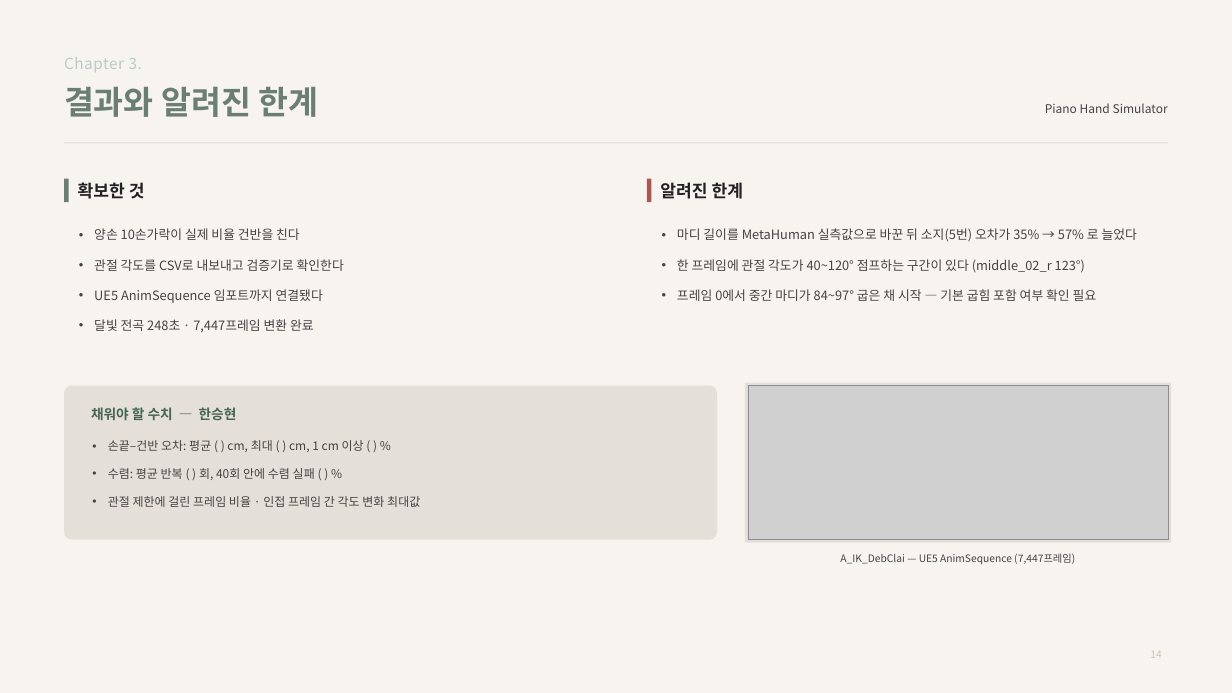
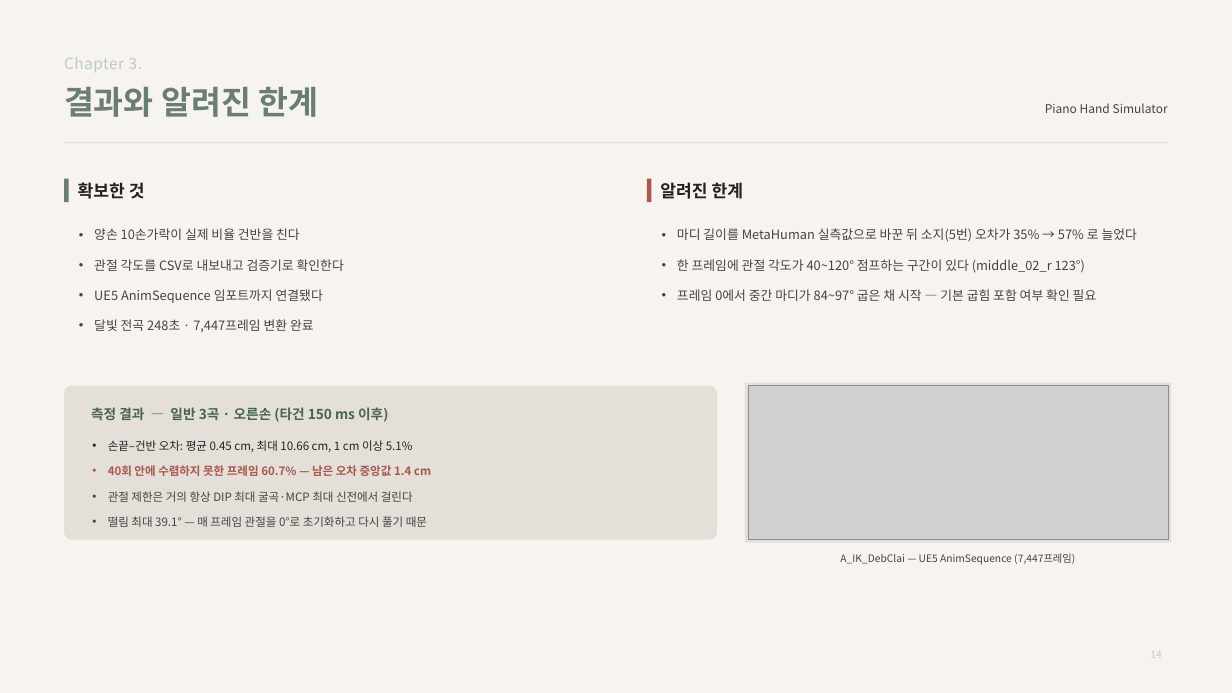
Before and after one commit to KonkukCSECapstoneTeam2-26-1/PianoHandSimulator, a slide deck: slide 14 of 03_Reports/2학기 2차 중간보고/최종 제출물/2학기_2차_중간발표.pptx. Drawn at 1232x693 pixels with LibreOffice and Linux fonts; fonts in the diff are those of the drawing; grey boxes stand for pictures. Boxes give left, top, right and bottom in pixels: in the first picture for what was removed or moved away, otherwise in the second. Text is boxed around its words. In the diff, an @@ line names an element or a change of style, - is before the commit and + after.

```diff
--- a/03_Reports/2학기 2차 중간보고/최종 제출물/2학기_2차_중간발표.pptx
+++ b/03_Reports/2학기 2차 중간보고/최종 제출물/2학기_2차_중간발표.pptx
@@ text at [91, 407, 388, 422]: text changed @@
-채워야 할 수치 — 한승현
+측정 결과 — 일반 3곡 · 오른손 (타건 150 ms 이후)
@@ text at [108, 440, 431, 527]: text changed; size 14 to 13.5 pt @@
-• 손끝–건반 오차: 평균 ( ) cm, 최대 ( ) cm, 1 cm 이상 ( ) %
-• 수렴: 평균 반복 ( ) 회, 40회 안에 수렴 실패 ( ) %
-• 관절 제한에 걸린 프레임 비율 · 인접 프레임 간 각도 변화 최대값
+• 손끝–건반 오차: 평균 0.45 cm, 최대 10.66 cm, 1 cm 이상 5.1%
+• 40회 안에 수렴하지 못한 프레임 60.7% — 남은 오차 중앙값 1.4 cm
+• 관절 제한은 거의 항상 DIP 최대 굴곡·MCP 최대 신전에서 걸린다
+• 떨림 최대 39.1° — 매 프레임 관절을 0°로 초기화하고 다시 풀기 때문
```
Also in this commit, not shown: 5 other slides changed, 3 other files.
